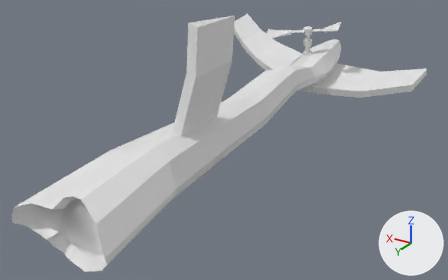
Before and after pictures for a commit that changed the FBX model Contents/mods/Expanded Helicopter Events/media/models_X/vehicles/Vehicle_Bell206Tail.fbx.
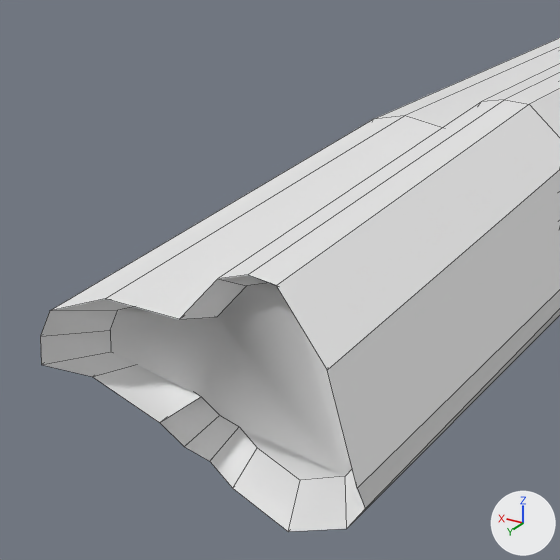
Each version is shown whole from a 50 mm camera at (-0.778, 1.305, 0.699) aimed at (0.023, -0.031, 0.031), then close up on the part from 0% to 37% of the width and 41% to 100% of the height. The axes (+X, +Y, +Z) are drawn at lower right. The lights are the same throughout. The close-ups show mesh edges as thin lines. Materials are left out; every surface is plain grey.

In view in the first close-up: 'Fuselage.009'.
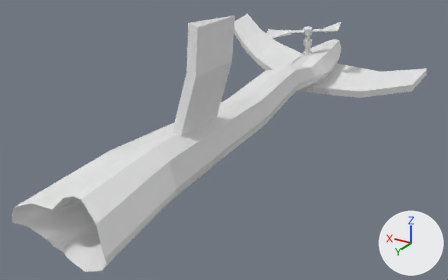
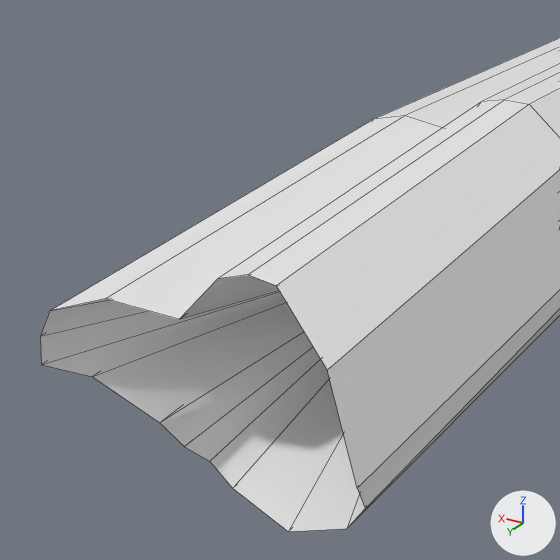
Commit message: Pushed in tail joints

Boxes (x1, y1, x2, y2) around the edits, measured in the close-ups (560 x 560 px):
part 1 of me_cube_008, built on
    both: (40, 275, 365, 532)

The change, as a list of edits to the scene's bpy script:
```text
Change me_cube_008:
    used by ob_fuselage_009; location = (-0.1313, 0.0403, -0.1377)
    remove me_cube_008.from_pydata(...)  # 342 vertices, 322 faces; spans x -0.199..0.545, y -0.89..0.599, z 0.128..0.551
    add me_cube_008.from_pydata(...)  # 343 vertices, 339 faces; spans x -0.199..0.545, y -0.89..0.599, z 0.128..0.551
    me_cube_008 part 1
    18 vertices are removed from x 0.044..0.2, y 0.518..0.566, z 0.162..0.272
    19 faces are deleted
    19 vertices are added at x 0.081..0.17, y 0.42..0.461, z 0.187..0.251
    36 new faces join them
```
